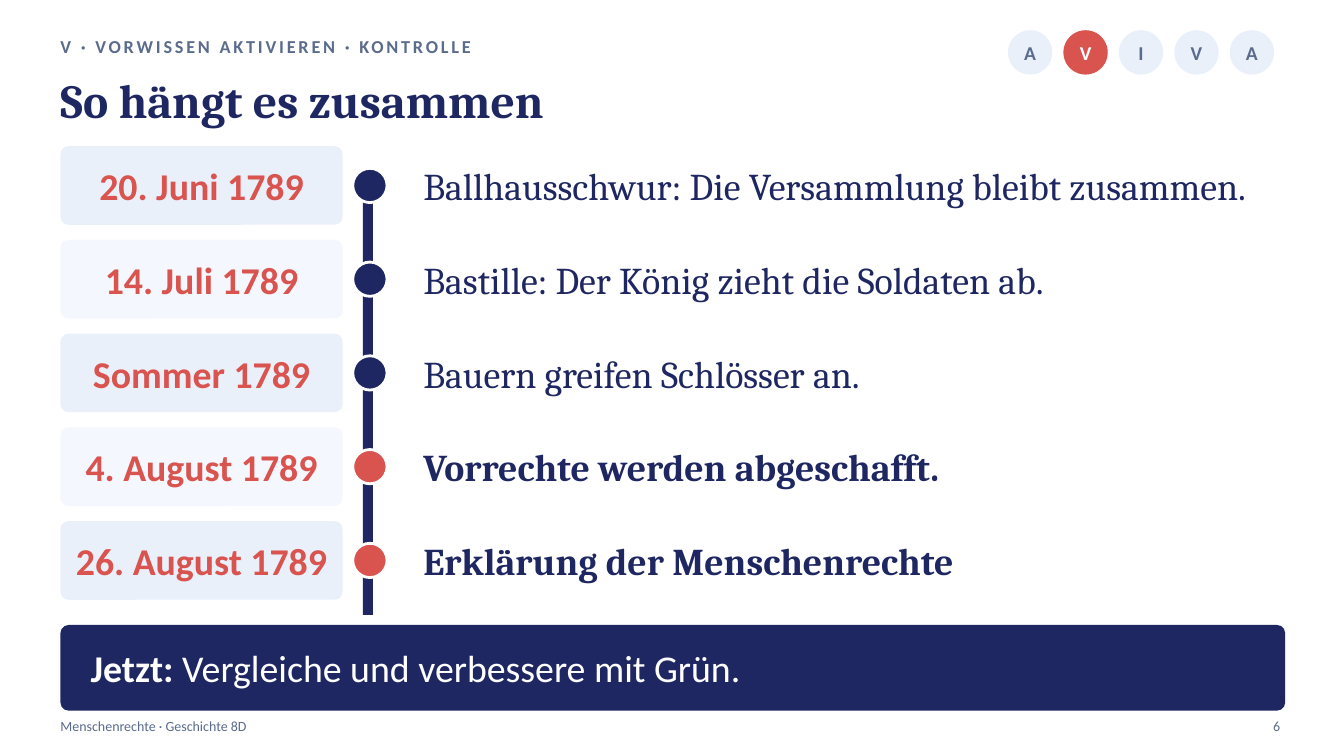
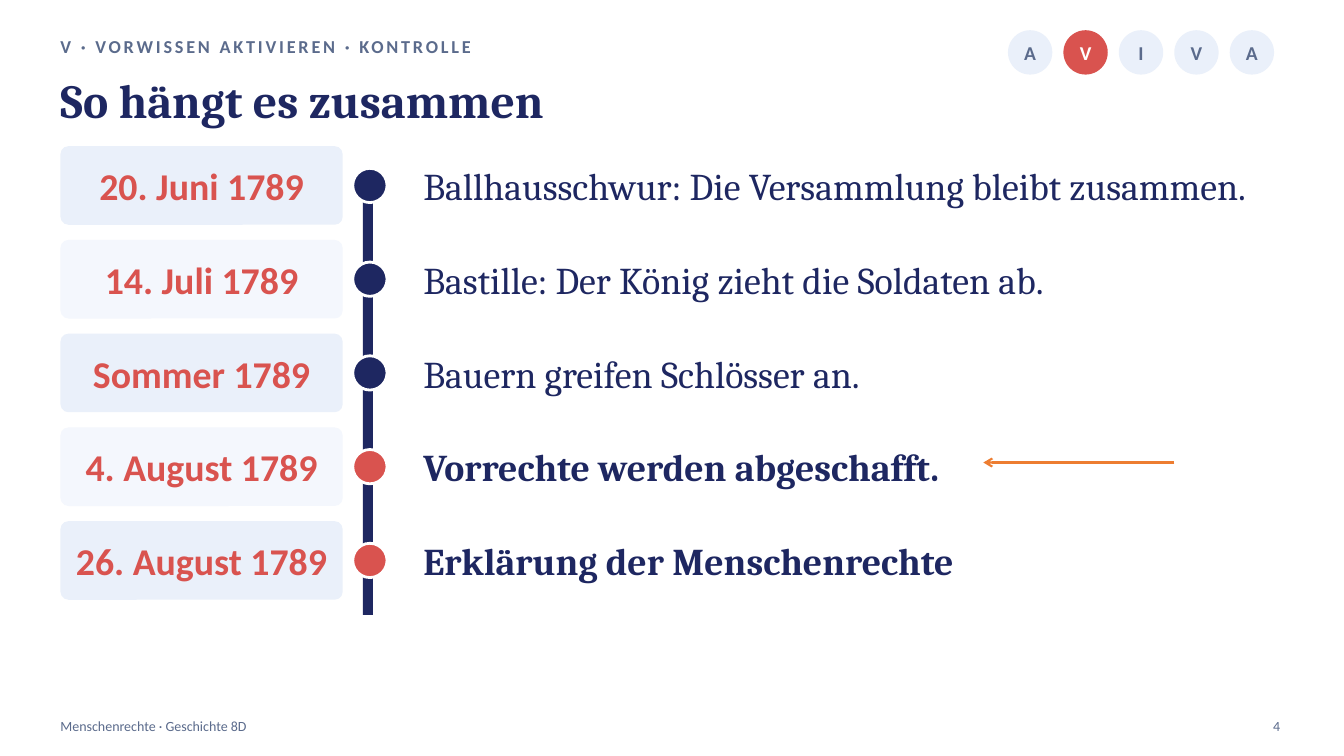
Before and after one commit to golzkonstantin-gif/Schule, a slide deck: slide 4 of Geschichte_8D/Stunde4_Menschenrechte/Praesentation_Stunde4_Menschenrechte_8D.pptx (slide 6 before the commit). Drawn at 1344x756 pixels with LibreOffice and Linux fonts; fonts in the diff are those of the drawing. Boxes give left, top, right and bottom in pixels: in the first picture for what was removed or moved away, otherwise in the second. Text is boxed around its words. In the diff, an @@ line names an element or a change of style, - is before the commit and + after.

```diff
--- a/Geschichte_8D/Stunde4_Menschenrechte/Praesentation_Stunde4_Menschenrechte_8D.pptx
+++ b/Geschichte_8D/Stunde4_Menschenrechte/Praesentation_Stunde4_Menschenrechte_8D.pptx
@@ arrow added from (1175, 463) to (984, 463), #ED7D31 1.5 pt @@
@@ rounded rectangle removed at bbox=[60, 625, 1286, 711] @@
@@ text removed at bbox=[91, 655, 740, 689] @@
-Jetzt: Vergleiche und verbessere mit Grün.
@@ text at bbox=[1273, 722, 1280, 731]: text changed @@
-6
+4
```
Also in this commit, not shown: 13 other slides changed, 3 slides added, 9 slides removed, 8 other files.
